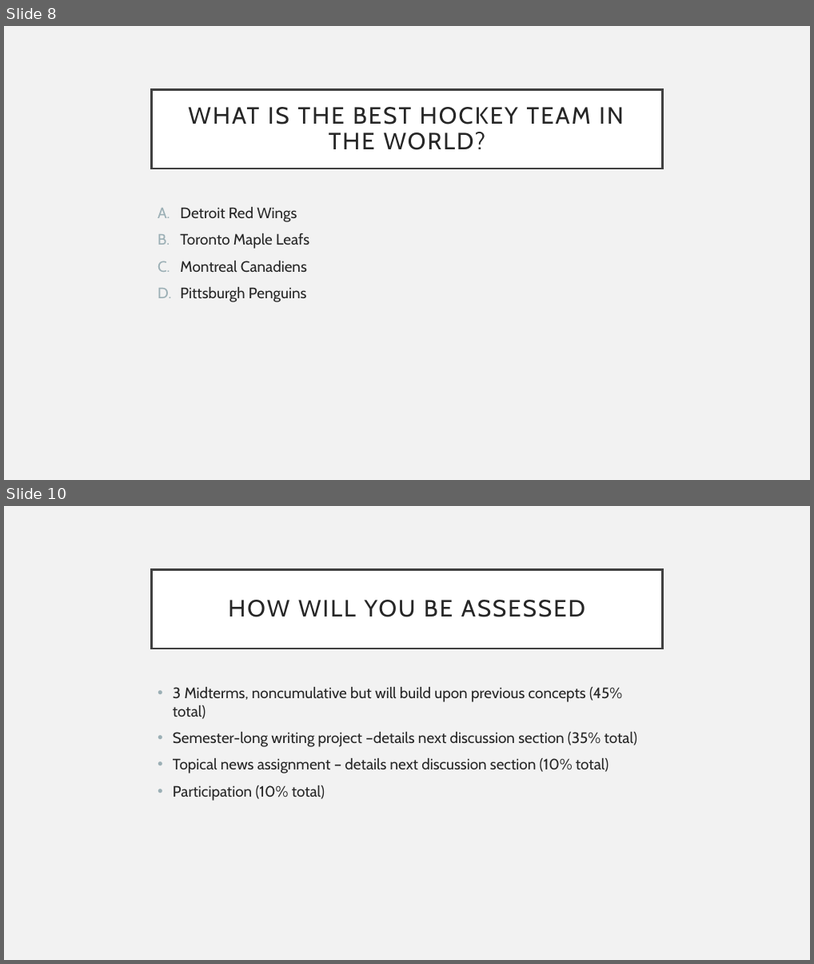
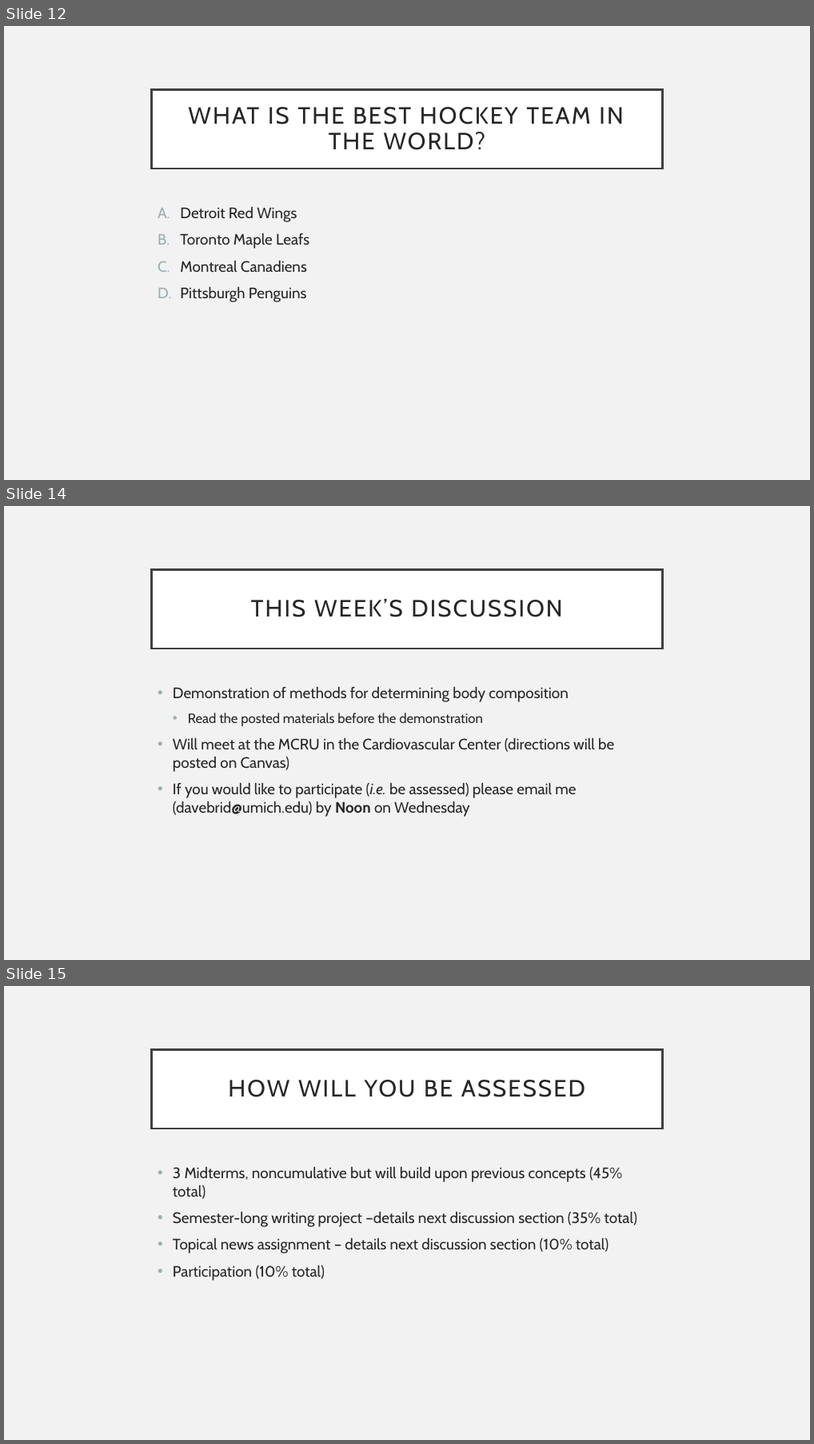
Before and after one commit to detricksnyder/TeachingLectures, a slide deck: Michigan/PUBLHLTH403/Lecture 1- Syllabus Review.pptx. Shown one above the other, each under a label of ours: slides 8 and 10 before the commit, slides 12, 14 and 15 after it; the slides between them are not shown. The pictures are 814x964 and 814x1444 pixels, drawn with LibreOffice and Linux fonts; fonts in the diff are those of the drawing. Boxes give left, top, right and bottom in pixels: in the first picture for what was removed or moved away, otherwise in the second. Text is boxed around its words. In the diff, an @@ line names an element or a change of style, - is before the commit and + after.

```diff
--- a/Michigan/PUBLHLTH403/Lecture 1- Syllabus Review.pptx
+++ b/Michigan/PUBLHLTH403/Lecture 1- Syllabus Review.pptx
@@ slide 14 added at box(4, 506, 810, 960), background #F2F2F2 @@
@@ title added at box(152, 569, 662, 648), fill #FFFFFF, outline #404040 2.5 pt, 28 pt, text #262626 @@
+THIS WEEK’S DISCUSSION
@@ text added at box(173, 687, 614, 816), 18 pt, text #262626 @@
+• Demonstration of methods for determining body composition
+  • Read the posted materials before the demonstration
+• Will meet at the MCRU in the Cardiovascular Center (directions will be posted on Canvas)
+• If you would like to participate (i.e. be assessed) please email me (davebrid@umich.edu) by Noon on Wednesday
@@ what was slide 8 is now slide 12 @@
@@ what was slide 10 is now slide 15 @@
```
Also in this commit, not shown: 5 slides changed, 4 other slides added, 1 other file.
